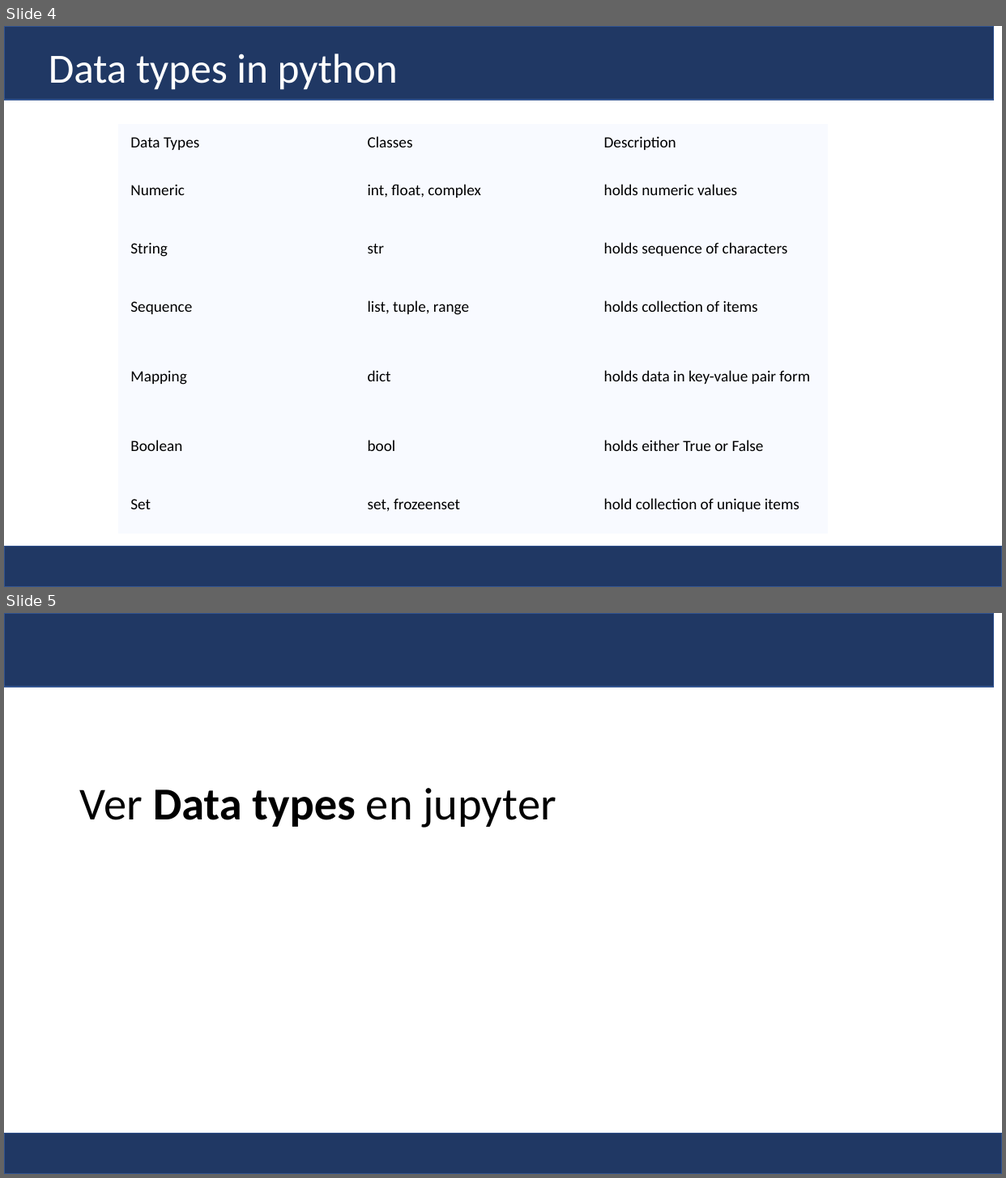
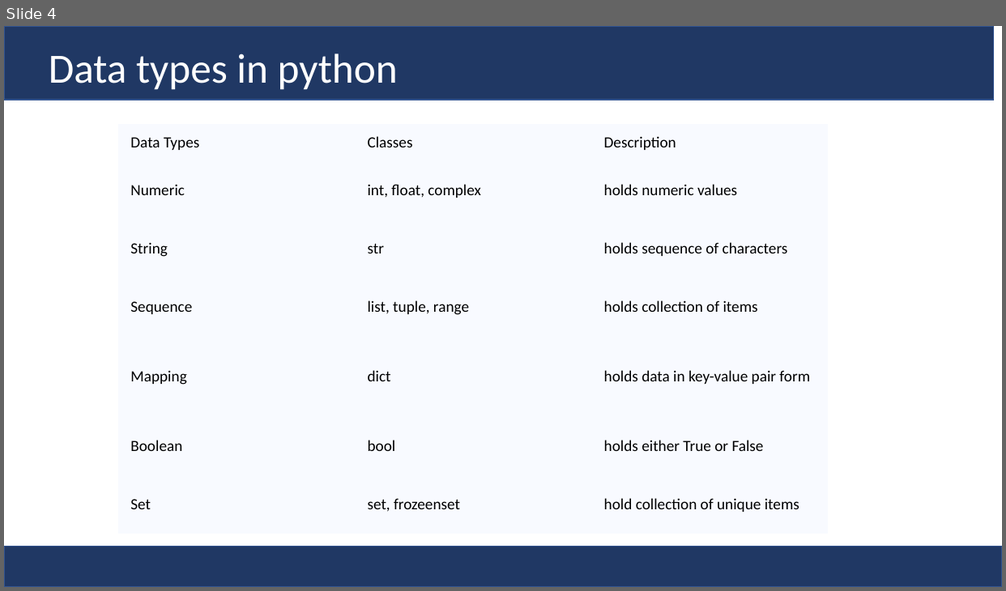
Before and after one commit to Fernando-JAL/Neurociencias-2025-1, a slide deck: 02 Presentaciones/02 Tipos de datos.pptx. Shown one above the other, each under a label of ours: slides 4 and 5 before the commit, slide 4 after it. The pictures are 1006x1178 and 1006x591 pixels, drawn with LibreOffice and Linux fonts; fonts in the diff are those of the drawing. Boxes give left, top, right and bottom in pixels: in the first picture for what was removed or moved away, otherwise in the second. Text is boxed around its words. In the diff, an @@ line names an element or a change of style, - is before the commit and + after.

```diff
--- a/02 Presentaciones/02 Tipos de datos.pptx
+++ b/02 Presentaciones/02 Tipos de datos.pptx
@@ slide 5 removed at [4,613,1002,1174], background #FFFFFF; not listed: 2 template elements that a slide beside it also shows @@
@@ title removed at [80,788,556,828] @@
-Ver Data types en jupyter
```
Also in this commit, not shown: 1 slide added.
